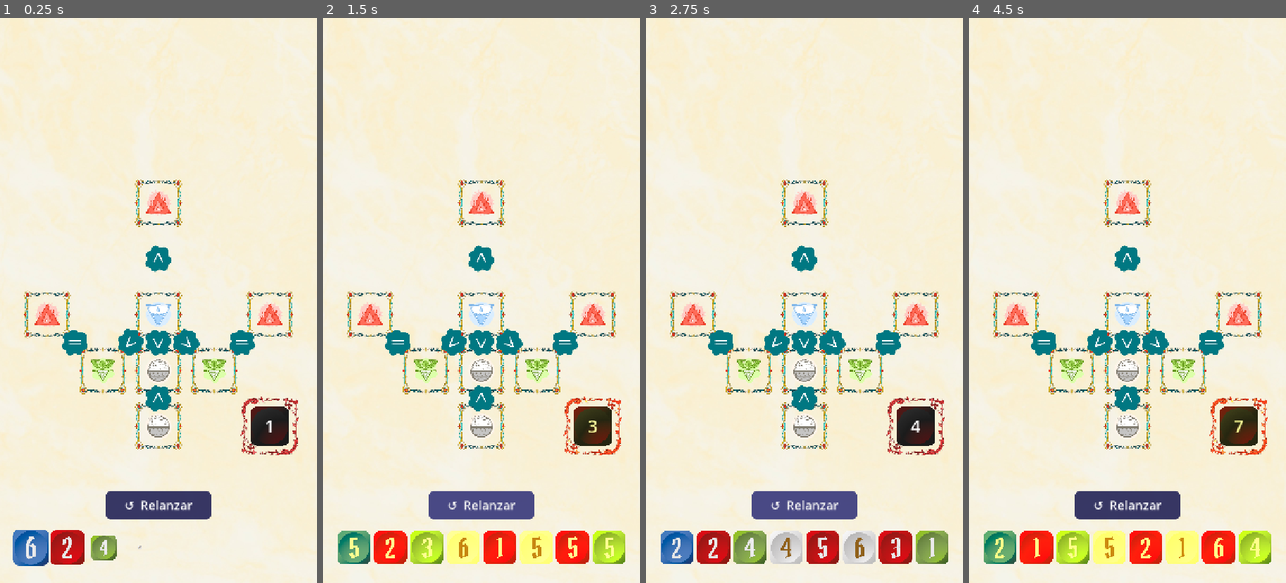
Above: before the commit, frames 1-4 (left to right).
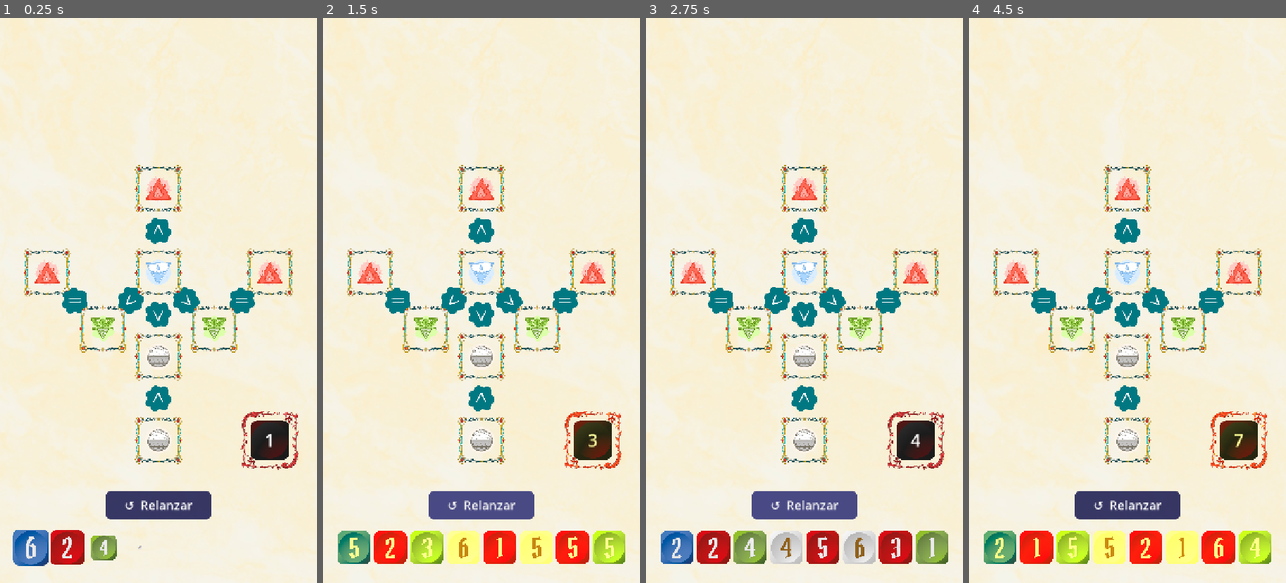
Above: after the commit, the same moments.

Repository: flipper83/pocimas
Game: Godot game, scene res://scenes/main.tscn
Two runs of this game, one before a commit and one after it. Both use one fixed random seed, a clock stepped at 60 frames per second and the inputs below.
Inputs (mouse positions are in pixels of both pictures, inside the frame that each line leads up to):
- Up to frame 1 (0.25 s): no input
- Up to frame 2 (1.5 s): click "↺ Relanzar" at 0.5 s; click "↺ Relanzar" at 1.25 s
- Up to frame 3 (2.75 s): click "↺ Relanzar" at 2 s
- Up to frame 4 (4.5 s): tap Enter at 2.75, 4.25 s; move the mouse to (1197, 272) at 2.77 s; click (1197, 272) at 2.92 s; tap Space at 3.5 s; drag from (1064, 328) to (1111, 413) at 3.52 s; move the mouse to (1159, 176) at 4.27 s; click (1159, 176) at 4.42 s

The runs differ from the first frame. In frame 1, 11% of the frame differs, in the area x 7-95%, y 26-80%; in frame 2, 11%; in frame 3, 11%; in frame 4, 11%.

Commit message:
feat: adjacency placement rule, flips raise volatility, restore first level
- Dice can only be placed on elements connected by an operation to an
  element that already holds a die (the first die goes anywhere).
- Wrapping a die past 6/1 with fire/water, or flipping it with grass,
  raises the black volatility die by 1.
- Restore the first level from the map book, respaced on a 55 grid.

Co-Authored-By: Claude Opus 5.5 <noreply@anthropic.com>

Diff:
--- a/assets/levels/level.json
+++ b/assets/levels/level.json
@@ -5,61 +5,61 @@
     "green": 2,
     "blue": 1
   },
-  "grid_unit": 110,
+  "grid_unit": 55,
   "elements": [
     {
       "id": 3,
       "type": "fire",
-      "gx": 4,
-      "gy": 1
+      "gx": 8,
+      "gy": 3
     },
     {
       "id": 6,
       "type": "water",
-      "gx": 4,
-      "gy": 3
+      "gx": 8,
+      "gy": 6
     },
     {
       "id": 8,
       "type": "fire",
-      "gx": 2,
-      "gy": 3
+      "gx": 4,
+      "gy": 6
     },
     {
       "id": 9,
       "type": "fire",
-      "gx": 6,
-      "gy": 3
+      "gx": 12,
+      "gy": 6
     },
     {
       "id": 10,
       "type": "grass",
-      "gx": 3,
-      "gy": 4
+      "gx": 6,
+      "gy": 8
     },
     {
       "id": 11,
       "type": "grass",
-      "gx": 5,
-      "gy": 4
+      "gx": 10,
+      "gy": 8
     },
     {
       "id": 12,
       "type": "salt",
-      "gx": 4,
-      "gy": 4
+      "gx": 8,
+      "gy": 9
     },
     {
       "id": 13,
       "type": "salt",
-      "gx": 4,
-      "gy": 5
+      "gx": 8,
+      "gy": 12
     },
     {
       "id": 14,
       "type": "vol",
-      "gx": 6,
-      "gy": 5
+      "gx": 12,
+      "gy": 12
     }
   ],
   "operations": [
--- a/scripts/game.gd
+++ b/scripts/game.gd
@@ -278,6 +278,10 @@
 			elem.show_fail()
 			die.animate_return()
 			return
+		if not _is_adjacent_to_placed(i):
+			elem.show_fail()
+			die.animate_return()
+			return
 		var violated_op := _find_violated_op(die.die_value, i)
 		if violated_op:
 			violated_op.show_fail()
@@ -291,6 +295,37 @@
 		return
 
 	die.animate_return()
+
+# El primer dado puede ir en cualquier elemento; los siguientes solo en
+# elementos conectados por una operación a otro elemento que ya tenga dado.
+func _is_adjacent_to_placed(elem_index: int) -> bool:
+	var any_placed := false
+	for elem: ElementNode in _elements:
+		if elem.placed_die_value != -1:
+			any_placed = true
+			break
+	if not any_placed:
+		return true
+	for neighbor_idx: int in _neighbors_of(elem_index):
+		if (_elements[neighbor_idx] as ElementNode).placed_die_value != -1:
+			return true
+	return false
+
+func _neighbors_of(elem_index: int) -> Array[int]:
+	var result: Array[int] = []
+	if _level_data.is_empty():
+		# Random mode: linear row
+		if elem_index > 0:
+			result.append(elem_index - 1)
+		if elem_index < _elements.size() - 1:
+			result.append(elem_index + 1)
+	else:
+		for op: OperationNode in _operations:
+			if op.from_elem_idx == elem_index:
+				result.append(op.to_elem_idx)
+			elif op.to_elem_idx == elem_index:
+				result.append(op.from_elem_idx)
+	return result
 
 func _find_violated_op(die_value: int, elem_index: int) -> OperationNode:
 	if _level_data.is_empty():
@@ -351,14 +386,21 @@
 
 func _apply_to_die(die: DieNode) -> void:
 	_exit_selection_mode()
+	# Un dado "da la vuelta" si pasa de 6 a 1 / de 1 a 6, o si se gira con hierba.
+	var flipped := false
 	match _pending_effect:
 		"fire":
+			flipped = die.die_value + _pending_placed_value > 6
 			die.die_value = ((die.die_value - 1 + _pending_placed_value) % 6) + 1
 		"water":
+			flipped = die.die_value - _pending_placed_value < 1
 			die.die_value = ((die.die_value - 1 - _pending_placed_value) % 6 + 6) % 6 + 1
 		"grass":
+			flipped = true
 			die.die_value = 7 - die.die_value
 	die.update_value_display()
+	if flipped:
+		_increase_volatility()
 
 func _apply_to_volatility() -> void:
 	_exit_selection_mode()
@@ -385,6 +427,9 @@
 		if not die.is_placed:
 			die.die_value = randi_range(1, 6)
 			die.update_value_display()
+	_increase_volatility()
+
+func _increase_volatility() -> void:
 	_volatility.die_value += 1
 	_volatility.update_value_display()
 	if _volatility.die_value > 6:
